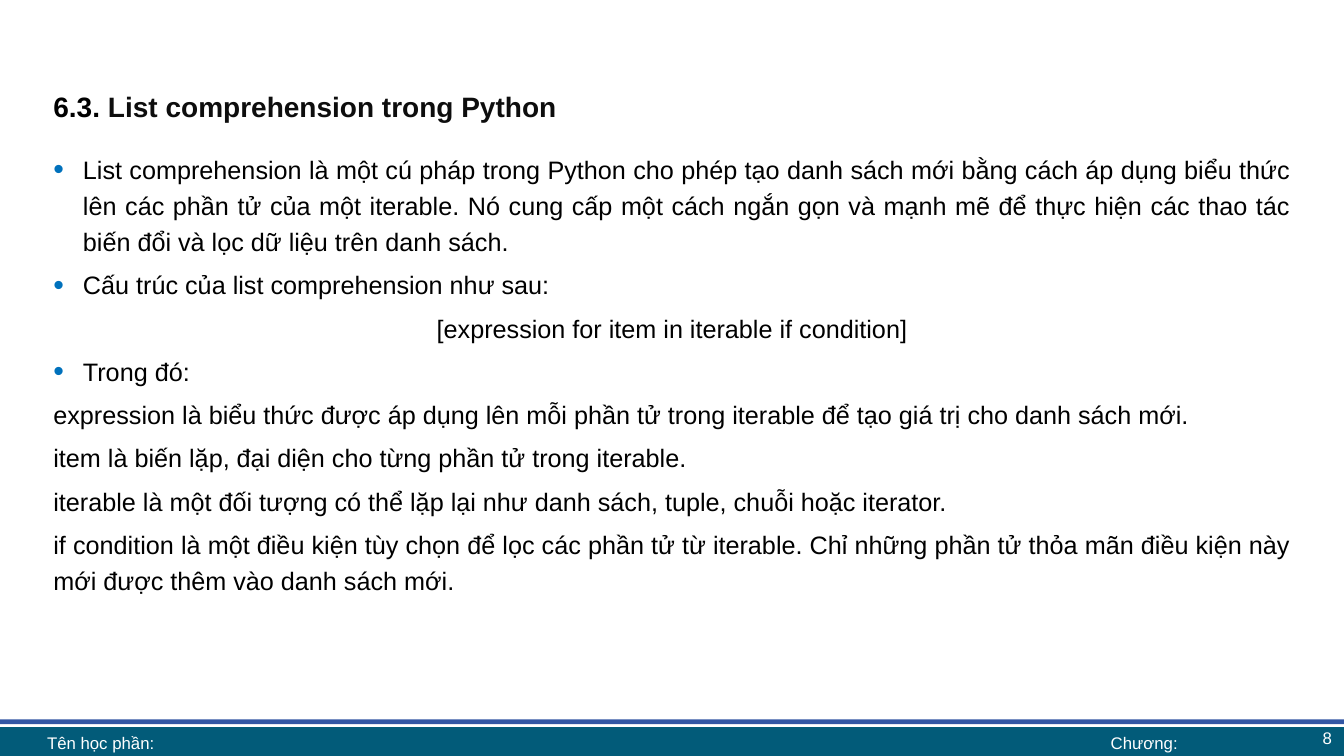
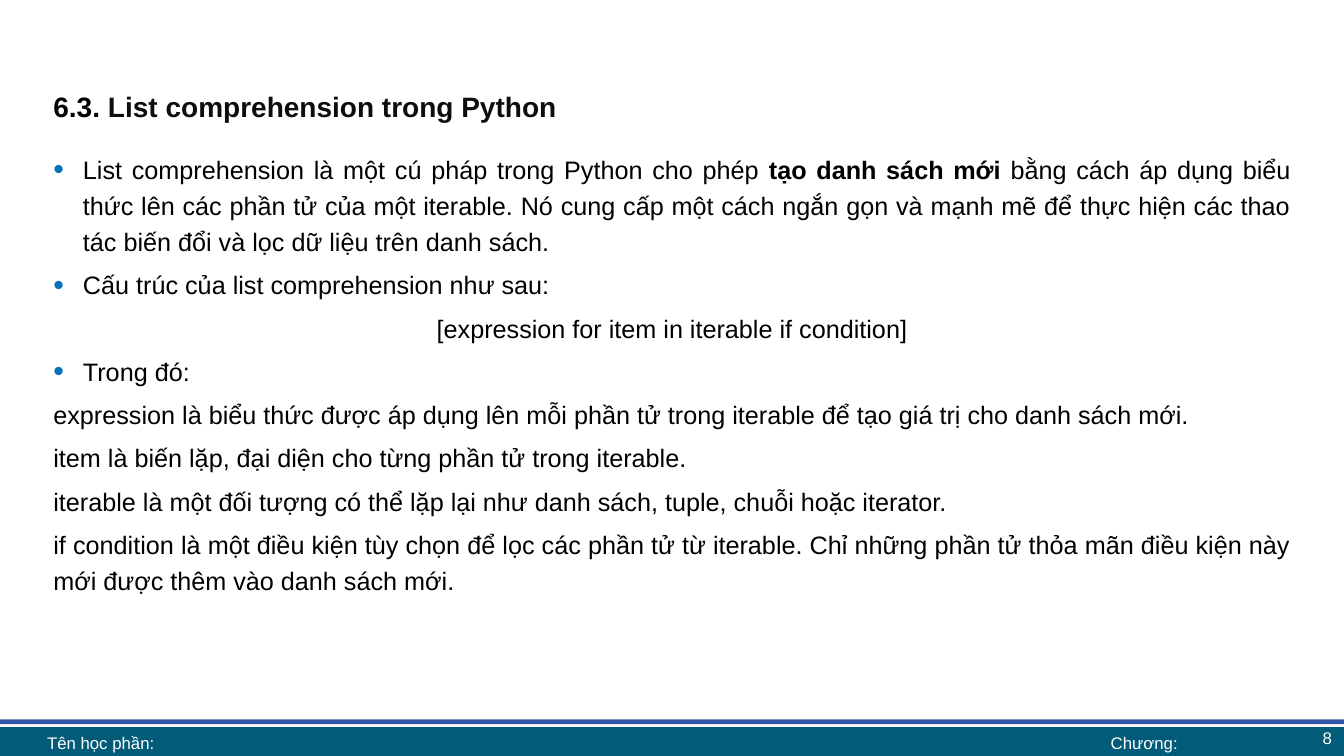
Before and after one commit to lhaaaaa/17A2-Ca-sang, a slide deck: slide 8 of Lab 6/Lab 6 bài giảng.pptx. Drawn at 1344x756 pixels with LibreOffice and Linux fonts; fonts in the diff are those of the drawing; background and template pictures are left out. Boxes give left, top, right and bottom in pixels: in the first picture for what was removed or moved away, otherwise in the second. Text is boxed around its words. In the diff, an @@ line names an element or a change of style, - is before the commit and + after.

```diff
--- a/Lab 6/Lab 6 bài giảng.pptx
+++ b/Lab 6/Lab 6 bài giảng.pptx
@@ text at box(83, 158, 1291, 255): bold on in "tạo danh sách mới" @@
```
Also in this commit, not shown: 7 other slides changed, 2 other files.
